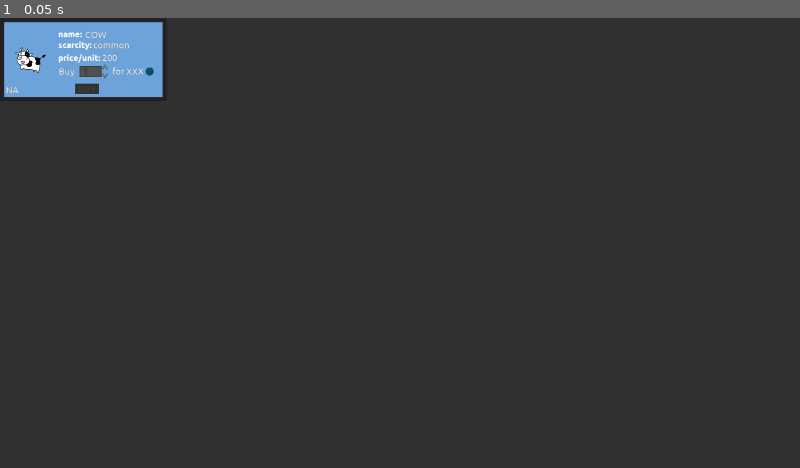
Above: before the commit, frame 1.
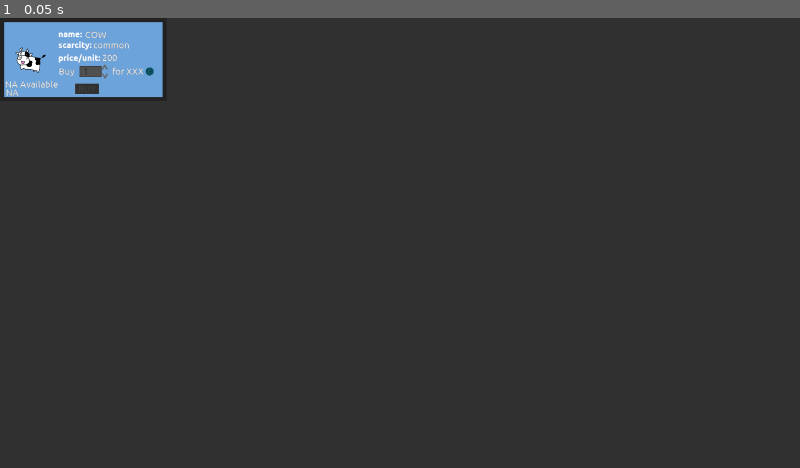
Above: after the commit, the same moment.

Repository: Vjonquiere/Mocra
Game: Godot game, scene res://mocraClassic/player_shop/card_template/card_template.tscn
The game is run twice, just before and just after one commit, with the same random seed, the same clock (stepped at 60 frames per second) and the same inputs. This scene is started directly instead of the project's main scene.
Inputs:
- Up to frame 1 (0.05 s): no input

The runs differ from the first frame. In frame 1, less than 0.1% of the frame differs, in the area x 0-8%, y 13-18%.

Commit message:
Player shop correction (display qte available, retrieve cards)

Diff:
--- a/mocraClassic/player_shop/card_template/card_template.gd
+++ b/mocraClassic/player_shop/card_template/card_template.gd
@@ -11,6 +11,7 @@
 func set_type_to_current_sell():
 	$BackgroundTexture.set_texture(load("res://images/shop/card_background.png"))
 	$Button.visible = false
+	$RetrieveButton.visible = true
 
 func set_infos(number, seller_name, quantity, price, cardId):
 	transactionID = number
@@ -33,6 +34,7 @@
 	$ScarcityLabel.set_text(scarcity)
 	$ScarcityLabel.set("custom_colors/font_color", Color(Global.colors[scarcity]))
 	$SellerLabel.set_text(seller_name)
+	$QuantityLabel.set_text(str(quantity) + " Available")
 	var path = "res://cards/avatar/" + name + ".png"
 	$AvatarTexture.set_texture(load(path))
 	unit_price = price
@@ -47,3 +49,7 @@
 
 func _on_Button_pressed():
 	get_node("../../../../").emit_signal("buy", transactionID, quantity)
+
+
+func _on_RetrieveButton_pressed():
+	get_node("../../../").emit_signal("retrieve", transactionID)
--- a/mocraClassic/player_shop/card_template/card_template.tscn
+++ b/mocraClassic/player_shop/card_template/card_template.tscn
@@ -86,10 +86,30 @@
 
 [node name="SellerLabel" type="Label" parent="."]
 margin_left = 14.3395
-margin_top = 160.376
+margin_top = 166.0
 margin_right = 111.339
-margin_bottom = 186.376
+margin_bottom = 192.0
 text = "NA"
+
+[node name="RetrieveButton" type="Button" parent="."]
+visible = false
+anchor_left = 0.5
+anchor_top = 0.5
+anchor_right = 0.5
+anchor_bottom = 0.5
+margin_left = -51.0
+margin_top = 54.0
+margin_right = 51.0
+margin_bottom = 83.0
+text = "Retrieve"
+
+[node name="QuantityLabel" type="Label" parent="."]
+margin_left = 12.0
+margin_top = 146.0
+margin_right = 139.0
+margin_bottom = 172.0
+text = "NA Available"
 
 [connection signal="value_changed" from="BuyLabel/SpinBox" to="." method="_on_SpinBox_value_changed"]
 [connection signal="pressed" from="Button" to="." method="_on_Button_pressed"]
+[connection signal="pressed" from="RetrieveButton" to="." method="_on_RetrieveButton_pressed"]
--- a/scenes/player_shop.tscn
+++ b/scenes/player_shop.tscn
@@ -147,6 +147,7 @@
 text = "THE SHOP IS CURRENTLY EMPTY"
 
 [connection signal="buy" from="." to="." method="_on_Control_buy"]
+[connection signal="retrieve" from="." to="." method="_on_Control_retrieve"]
 [connection signal="selection_done" from="." to="." method="_on_Control_selection_done"]
 [connection signal="value_changed" from="Sell/AmoutSpinBox" to="." method="_on_AmoutSpinBox_value_changed"]
 [connection signal="text_changed" from="Sell/UnitPriceLineEdit" to="." method="_on_UnitPriceLineEdit_text_changed"]
--- a/scripts/player_shop.gd
+++ b/scripts/player_shop.gd
@@ -7,6 +7,7 @@
 var sell_card_template = load("res://mocraClassic/player_shop/card_template/card_template.tscn")
 signal buy(transactionID, quantity)
 signal selection_done(card_usage, card_id, card_name, amount)
+signal retrieve(transactionID)
 # Called when the node enters the scene tree for the first time.
 func _ready():
 	display_cards()
@@ -64,7 +65,15 @@
 func parse_card(card:Array) -> Dictionary:
 	return {"number":card[0], "seller_name":card[1], "quantity":card[4], "price":card[2], "cardId":card[3]}
 
-
+func refresh(): ## BORDEL => A REFAIRE
+	var children = $ScrollContainer/Buy.get_children()
+	for i in range(len(children)):
+		children[i].queue_free()
+	children = $CurrentCardToSell/Container.get_children()
+	for i in range(len(children)):
+		children[i].queue_free()
+	display_cards()
+	search_current_cards_to_sell()
 
 func _on_Control_buy(transactionID, quantity):
 	var req = "buy_card/" + str(transactionID) + "/" + str(quantity)
@@ -86,9 +95,7 @@
 		print(Networking.waiting_for_server())
 	else:
 		print("ERROR")
-	display_cards()
-	search_current_cards_to_sell()
-
+	refresh()
 
 
 func _on_Control_selection_done(card_usage, card_id, card_name, amount):
@@ -117,3 +124,17 @@
 	card_template.set_type_to_current_sell()
 	card_template.set_infos(parsed_infos[0], "you", parsed_infos[4], parsed_infos[2], parsed_infos[3])
 	return card_template
+
+
+##########################
+### RETREIVE CARD PART ###
+##########################
+
+func _on_Control_retrieve(transactionID):
+	print("retrieve_card")
+	var req = "retrieve_card/" + transactionID
+	Networking.con.put_data(req.to_utf8())
+	var res = Networking.waiting_for_server()
+	print(res)
+	if res[0] == "DONE":
+		refresh()
